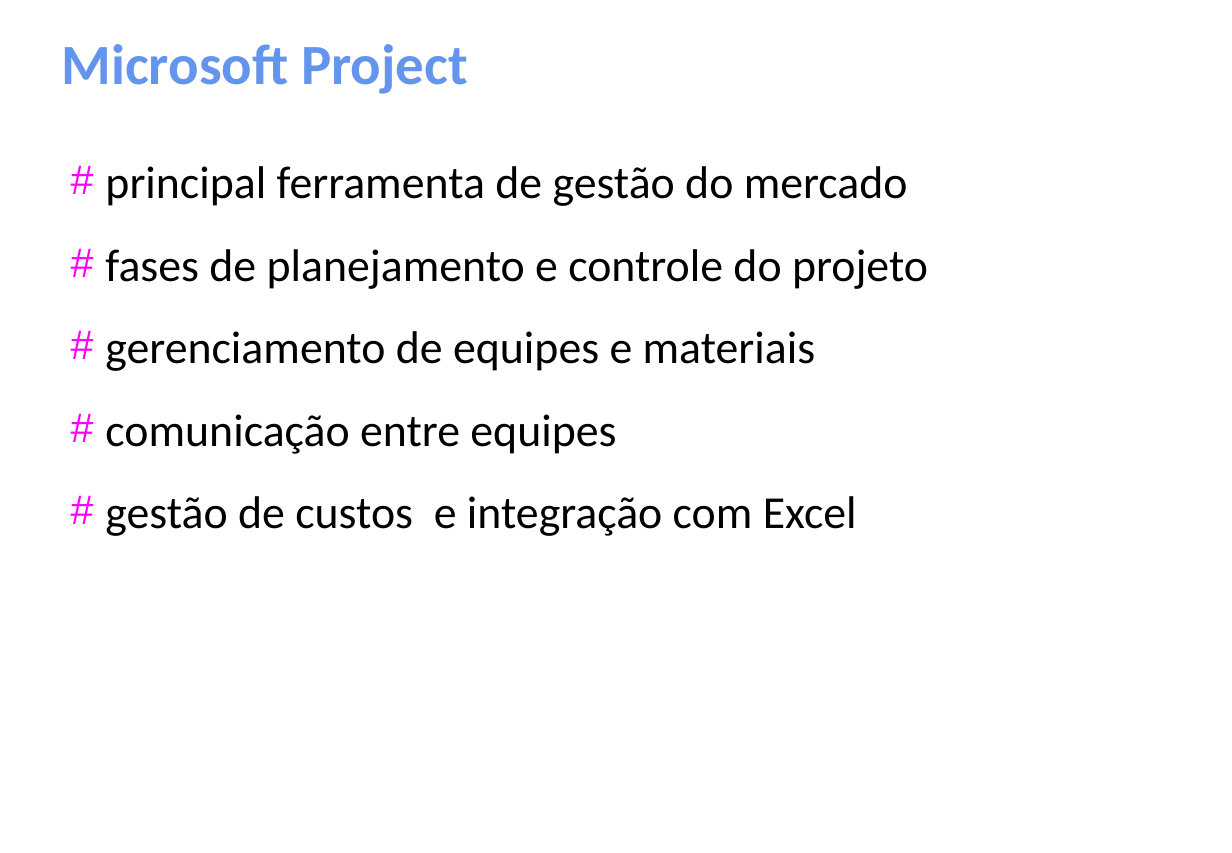
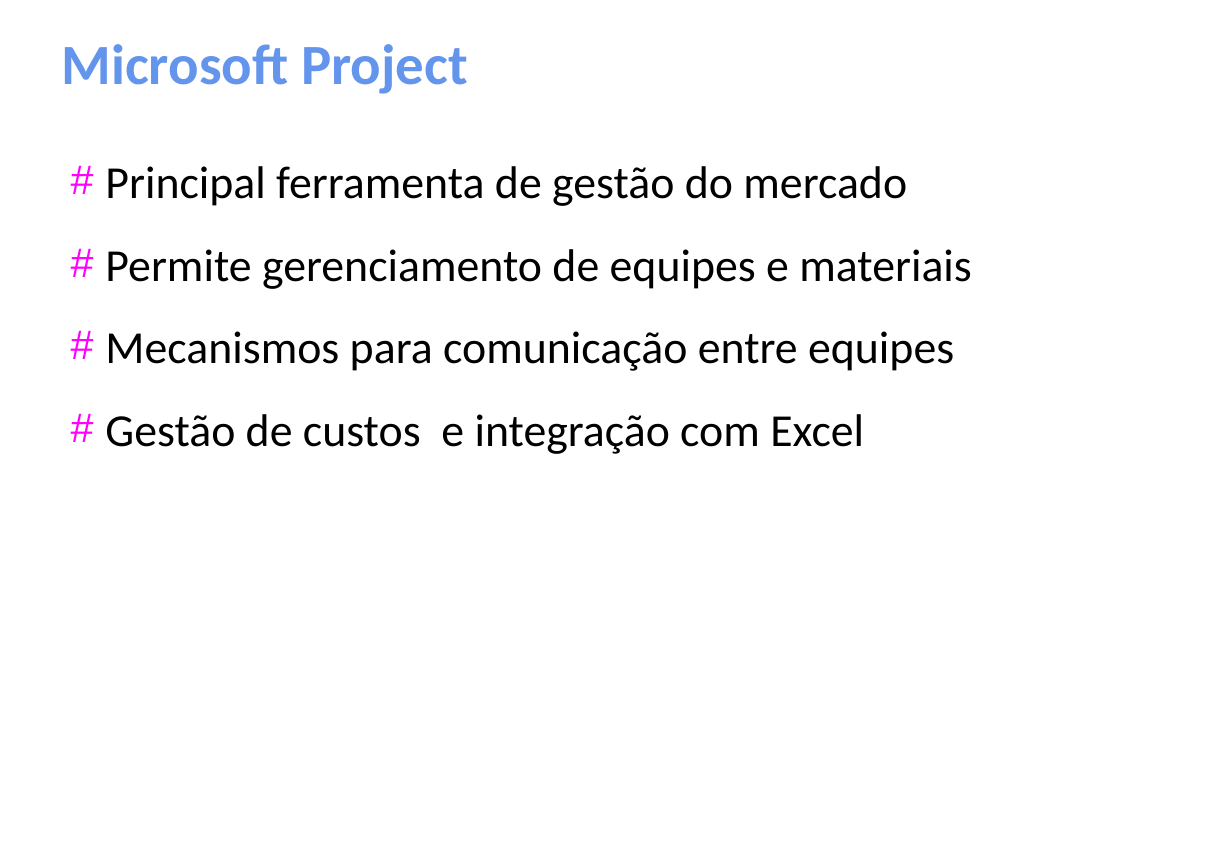
Before and after one commit to gomesluiz/gestao-de-projetos, a slide deck: slide 9 of aulas/project-aula-01.odp (slide 2 before the commit). Drawn at 1232x853 pixels with LibreOffice and Linux fonts; fonts in the diff are those of the drawing. Boxes give left, top, right and bottom in pixels: in the first picture for what was removed or moved away, otherwise in the second. Text is boxed around its words. In the diff, an @@ line names an element or a change of style, - is before the commit and + after.

```diff
--- a/aulas/project-aula-01.odp
+++ b/aulas/project-aula-01.odp
@@ text at box(105, 166, 972, 454): text changed @@
-# principal ferramenta de gestão do mercado
-# fases de planejamento e controle do projeto
-# gerenciamento de equipes e materiais
-# comunicação entre equipes
-# gestão de custos e integração com Excel
+# Principal ferramenta de gestão do mercado
+# Permite gerenciamento de equipes e materiais
+# Mecanismos para comunicação entre equipes
+# Gestão de custos e integração com Excel
```
Also in this commit, not shown: 10 other slides changed, 20 slides added, 2 slides removed.
